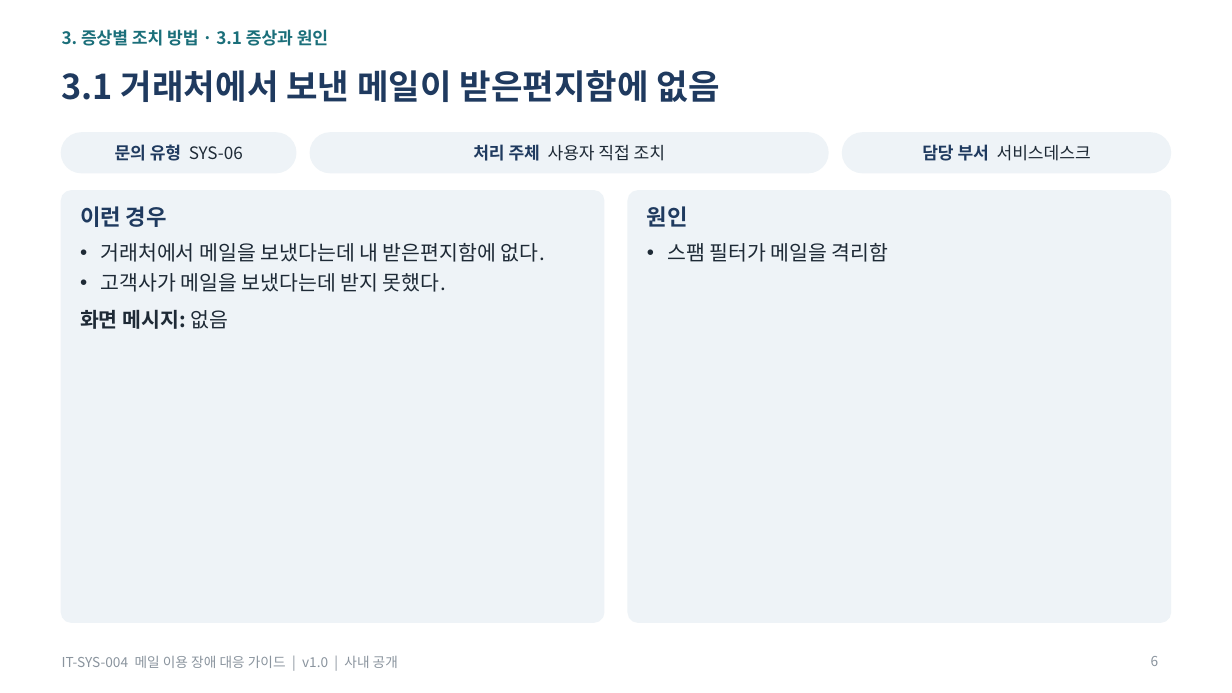
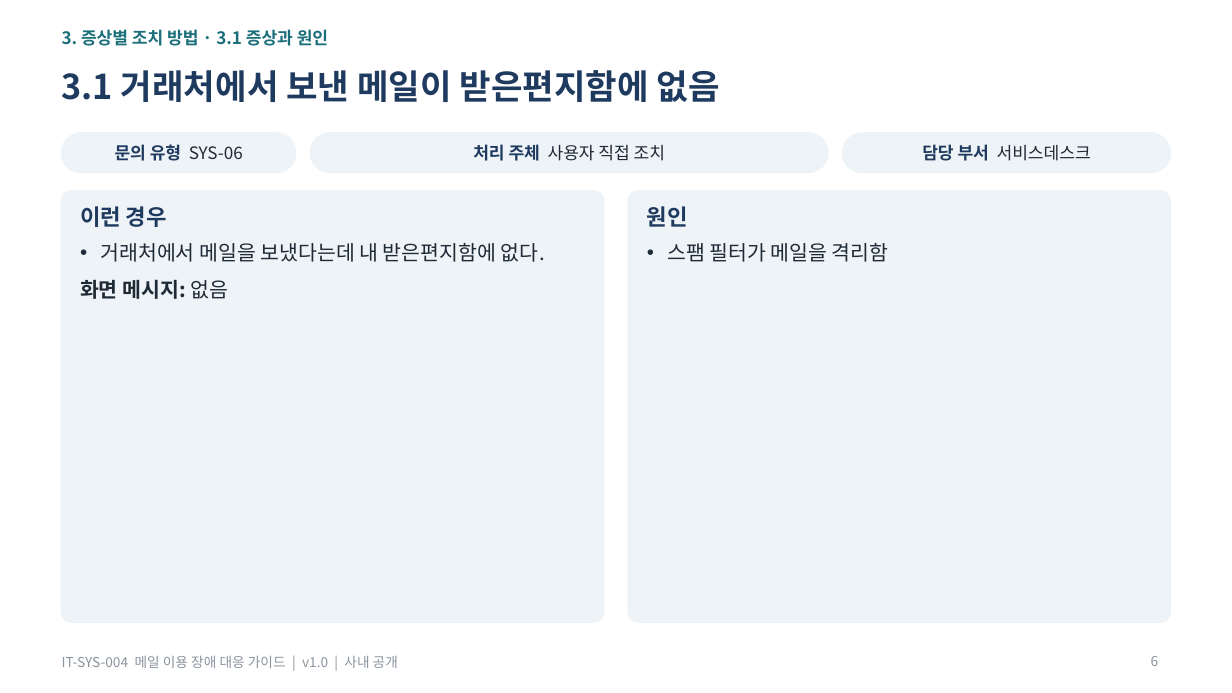
Before and after one commit to issue-helpdesk/issue-helpdesk, a slide deck: slide 6 of dataset/guides/SYS/guide/IT-SYS-004_메일 이용 장애 대응 가이드.pptx. Drawn at 1232x693 pixels with LibreOffice and Linux fonts; fonts in the diff are those of the drawing. Boxes give left, top, right and bottom in pixels: in the first picture for what was removed or moved away, otherwise in the second. Text is boxed around its words. In the diff, an @@ line names an element or a change of style, - is before the commit and + after.

```diff
--- a/dataset/guides/SYS/guide/IT-SYS-004_메일 이용 장애 대응 가이드.pptx
+++ b/dataset/guides/SYS/guide/IT-SYS-004_메일 이용 장애 대응 가이드.pptx
@@ text at (101,273,446,292): paragraph removed @@
-• 고객사가 메일을 보냈다는데 받지 못했다.
```
Also in this commit, not shown: 2 other slides changed, 32 other files.
